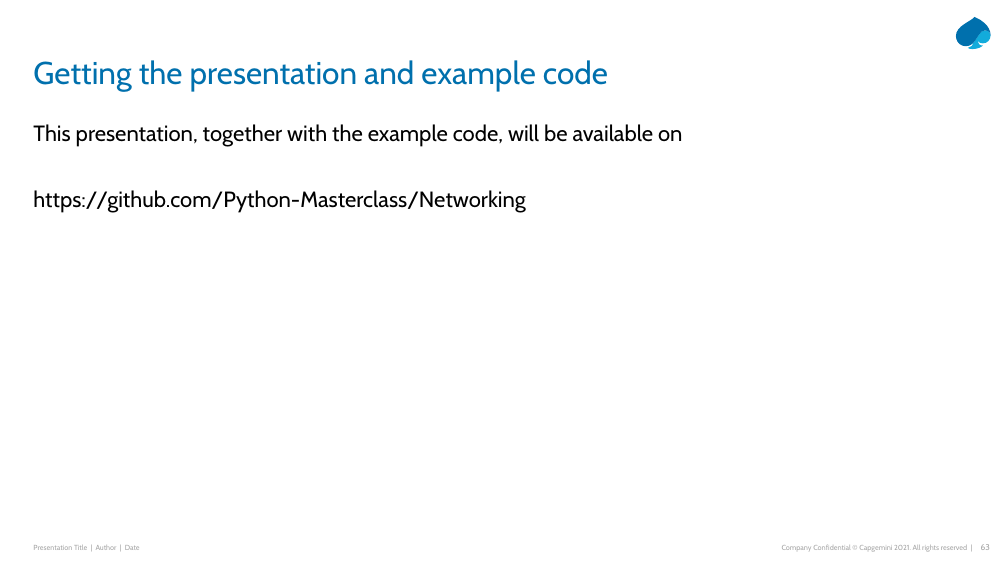
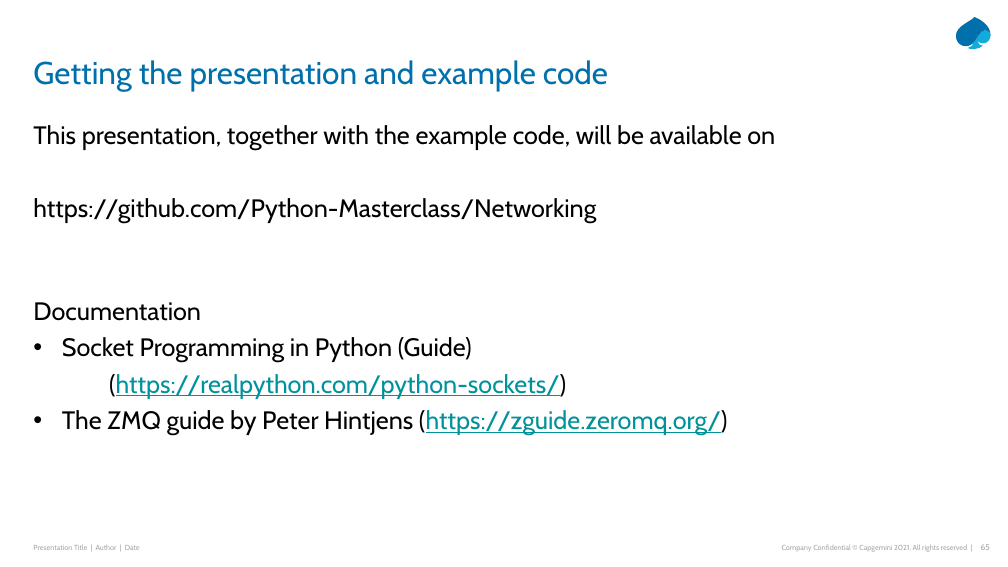
Before and after one commit to Python-Masterclass/Networking, a slide deck: slide 65 of Masterclass-7-Networking.pptx (slide 63 before the commit). Drawn at 1008x567 pixels with LibreOffice and Linux fonts; fonts in the diff are those of the drawing. Boxes give left, top, right and bottom in pixels: in the first picture for what was removed or moved away, otherwise in the second. Text is boxed around its words. In the diff, an @@ line names an element or a change of style, - is before the commit and + after.

```diff
--- a/Masterclass-7-Networking.pptx
+++ b/Masterclass-7-Networking.pptx
@@ text at <box>33,125,775,224</box>: size 21 to 24 pt in "This presentation, together with the example code, ...", "https://github.com/Python-Masterclass/Networking" @@
@@ text at <box>33,302,728,435</box>: paragraphs added @@
+Documentation
+• Socket Programming in Python (Guide)
+(https://realpython.com/python-sockets/)
+• The ZMQ guide by Peter Hintjens (https://zguide.zeromq.org/)
```
Also in this commit, not shown: 11 other slides changed, 2 slides added.
